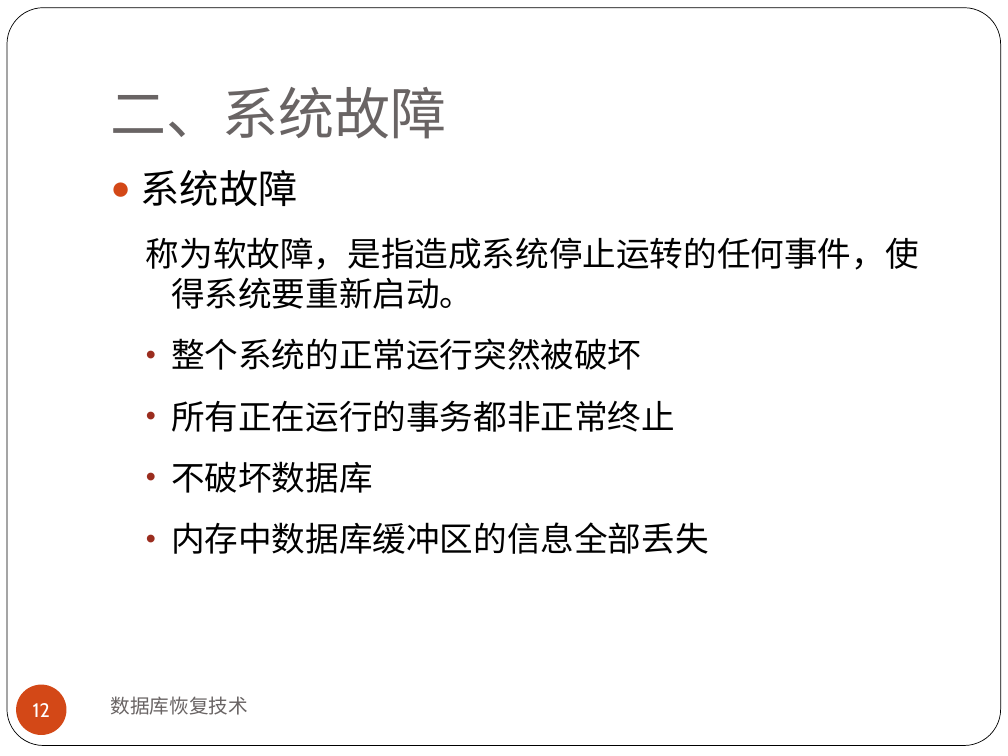
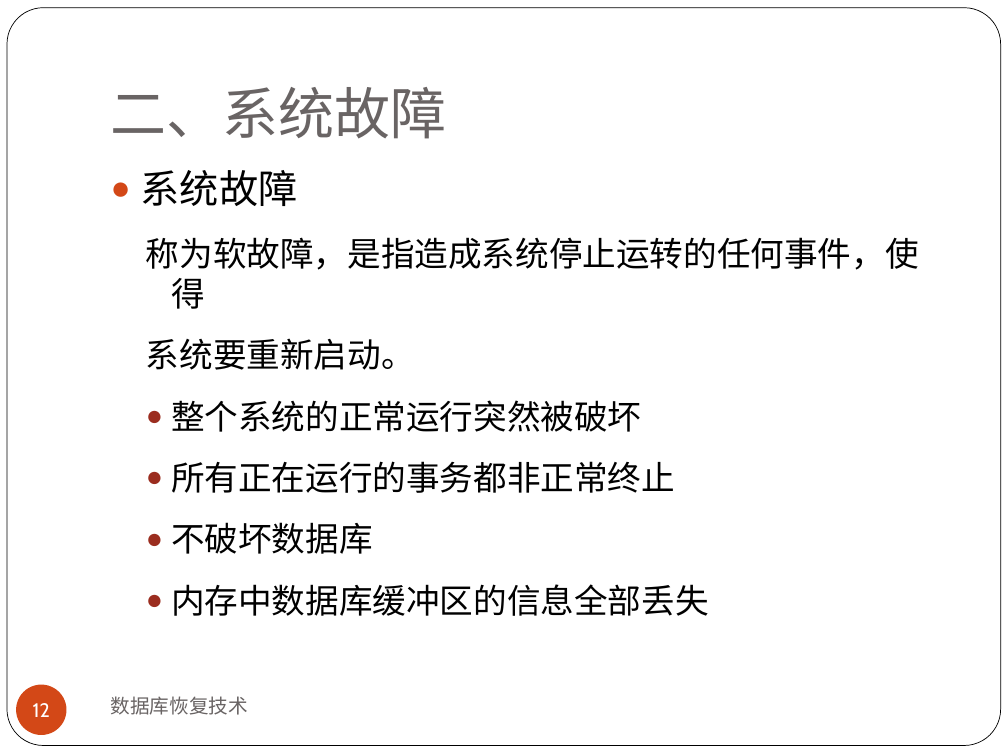
Before and after one commit to yuanba/Study, a slide deck: slide 12 of MySQL/DB-ppt/8数据库恢复.ppt. Drawn at 1008x756 pixels with LibreOffice and Linux fonts; fonts in the diff are those of the drawing. Boxes give left, top, right and bottom in pixels: in the first picture for what was removed or moved away, otherwise in the second. Text is boxed around its words. In the diff, an @@ line names an element or a change of style, - is before the commit and + after.

```diff
--- a/MySQL/DB-ppt/8数据库恢复.ppt
+++ b/MySQL/DB-ppt/8数据库恢复.ppt
@@ text at (x1=146, y1=237, x2=919, y2=370): text changed @@
-  称为软故障，是指造成系统停止运转的任何事件，使得系统要重新启动。
+  称为软故障，是指造成系统停止运转的任何事件，使得
+  系统要重新启动。
@@ text at (x1=171, y1=400, x2=709, y2=616): bullet • to ● @@
```
Also in this commit, not shown: 11 other slides changed, 28 other files.
